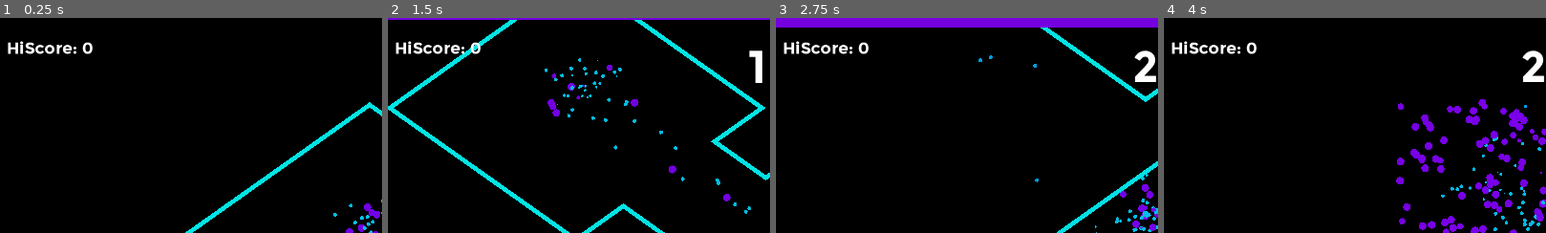
Above: before the commit, frames 1-4 (left to right).
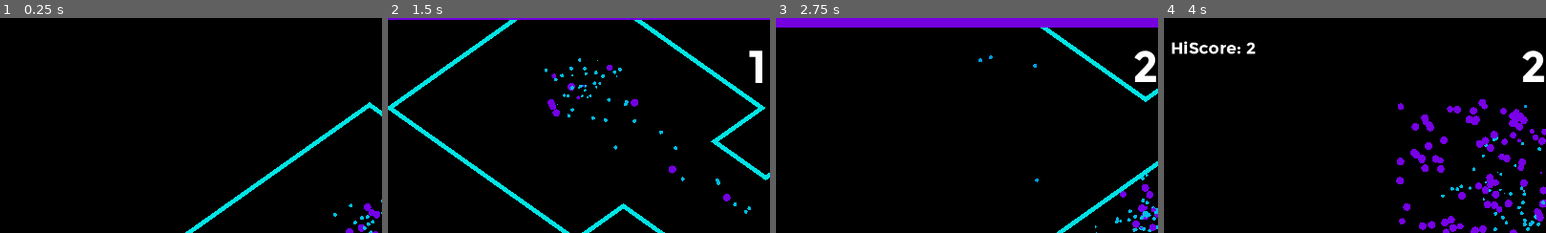
Above: after the commit, the same moments.

Repository: Pomoc48/iso-game
Game: Godot game, scene res://scenes/Level.tscn
The game is run twice, just before and just after one commit, with the same random seed, the same clock (stepped at 60 frames per second) and the same inputs.
Inputs (mouse positions are % of the whole screen's width and height, from its top left):
- Up to frame 1 (0.25 s): no input
- Up to frame 2 (1.5 s): click (10, 61) at 0.5 s; click (26, 82) at 1.25 s
- Up to frame 3 (2.75 s): click (74, 82) at 2 s
- Up to frame 4 (4 s): click (90, 62) at 2.75 s; click (10, 61) at 3.5 s
The pictures show only the part of the screen within x 2-52%, y 0-50%; the shares and areas given below are measured in that part.

The runs differ from the first frame. In frame 1, 0.7% of the frame differs, in the area x 2-25%, y 10-17%; in frame 2, 0.7%; in frame 3, 0.7%; in frame 4, 0.1%.

Commit message:
Fix high score not getting saved

Diff:
--- a/scenes/Level.tscn
+++ b/scenes/Level.tscn
@@ -349,7 +349,6 @@
 offset_right = 205.0
 offset_bottom = 71.0
 theme_override_fonts/font = SubResource("34")
-text = "HiScore: 120"
 label_settings = SubResource("LabelSettings_h75dv")
 
 [node name="Platforms" type="Node3D" parent="."]
--- a/scripts/Globals.gd
+++ b/scripts/Globals.gd
@@ -46,9 +46,6 @@
 
 
 var _cycles_count: int
-var _result: bool
-
-var _config_file = ConfigFile.new()
 
 var _FULL_MOVE = 20;
 var _CHANGE_HUE_BY = 0.0016;
@@ -72,21 +69,6 @@
 
 	animation_speed = 0.25
 	platform_diff = PlafformDifficulty.EASY
-
-
-func save_stats(categories, values):
-	for i in categories.size():
-		_config_file.set_value("Main", categories[i], values[i])
-
-	_result =_config_file.save("user://config")
-
-
-func load_stats(category) -> int:
-	if _config_file.load("user://config") != OK:
-		var values = [0, 0, 0, 0, 0]
-		save_stats(categories_array, values)
-
-	return _config_file.get_value("Main", category, 0)
 
 
 func get_random_bool() -> bool:
--- a/scripts/Interface.gd
+++ b/scripts/Interface.gd
@@ -4,6 +4,7 @@
 var _level
 
 var _score_label: Label
+var _high_score_label: Label
 var _health_bar: Control
 var _health_bar_cr: ColorRect
 
@@ -11,19 +12,41 @@
 var _update_health_by: float
 var _health_bar_showed: bool
 
+var _config_file = ConfigFile.new()
+
 
 func _ready():
 	_level = get_node("/root/Level")
 
-	var high_score_label = get_node("Main/HighScore") as Label
-	high_score_label.text = _get_previous_highsore()
+	_score_label = get_node("Main/Score")
+	_high_score_label = get_node("Main/HighScore")
 
-	_score_label = get_node("Main/Score")
 	_health_bar = get_node("Main/Health")
 	_health_bar_cr = get_node("Main/Health/Bar")
 
 	_get_screen_size()
+	_load_high_score()
 	update_healthbar_color()
+
+
+func save_high_score(value):
+	_config_file.set_value("Main", "high_score", value)
+	_config_file.save("user://config")
+
+	_high_score_label.text = "HiScore: " + str(value)
+
+
+func _load_high_score():
+	var err = _config_file.load("user://config")
+
+	if err != OK:
+		return
+
+	var hi_score: int = _config_file.get_value("Main", "high_score", 0)
+	Globals.high_score = hi_score
+
+	if hi_score != 0:
+		_high_score_label.text = "HiScore: " + str(hi_score)
 
 
 func calculate_healthbar():
@@ -39,7 +62,6 @@
 func update_score():
 	var tween = self.create_tween()
 	var speed = Globals.animation_speed / 2
-	# tween.set_trans(Tween.TRANS_EXPO)
 
 	tween.tween_property(_score_label, "label_settings:font_size", 86, speed)
 	_score_label.text = str(Globals.session_score)
@@ -66,11 +88,6 @@
 	_update_health_by = _screen_size / Globals.FULL_HEALTH
 
 
-func _get_previous_highsore() -> String:
-	Globals.high_score = Globals.load_stats("HighScore")
-	return "HiScore: " + str(Globals.high_score)
-
-
 func _on_up_button_down():
 	_level.check_move(0)
 
--- a/scripts/Level.gd
+++ b/scripts/Level.gd
@@ -168,6 +168,9 @@
 
 
 func _game_over():
+	if Globals.session_score > Globals.high_score:
+		_interface.save_high_score(Globals.session_score)
+
 	_is_player_dead = true
 
 	Globals.player_can_move = false
